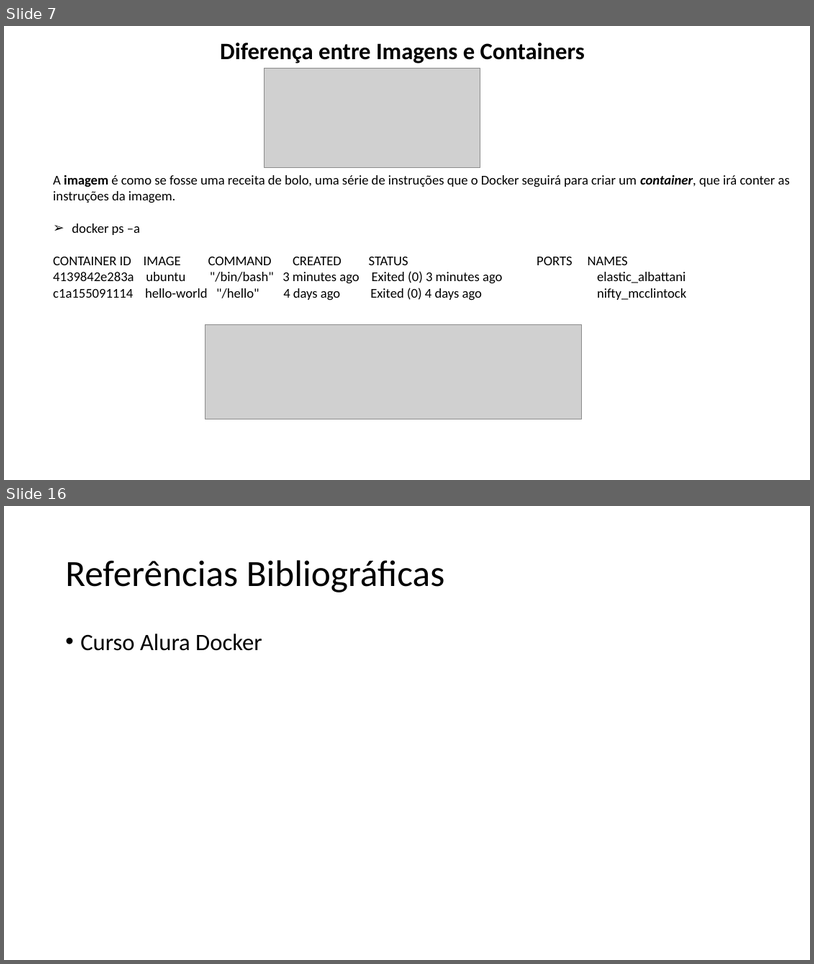
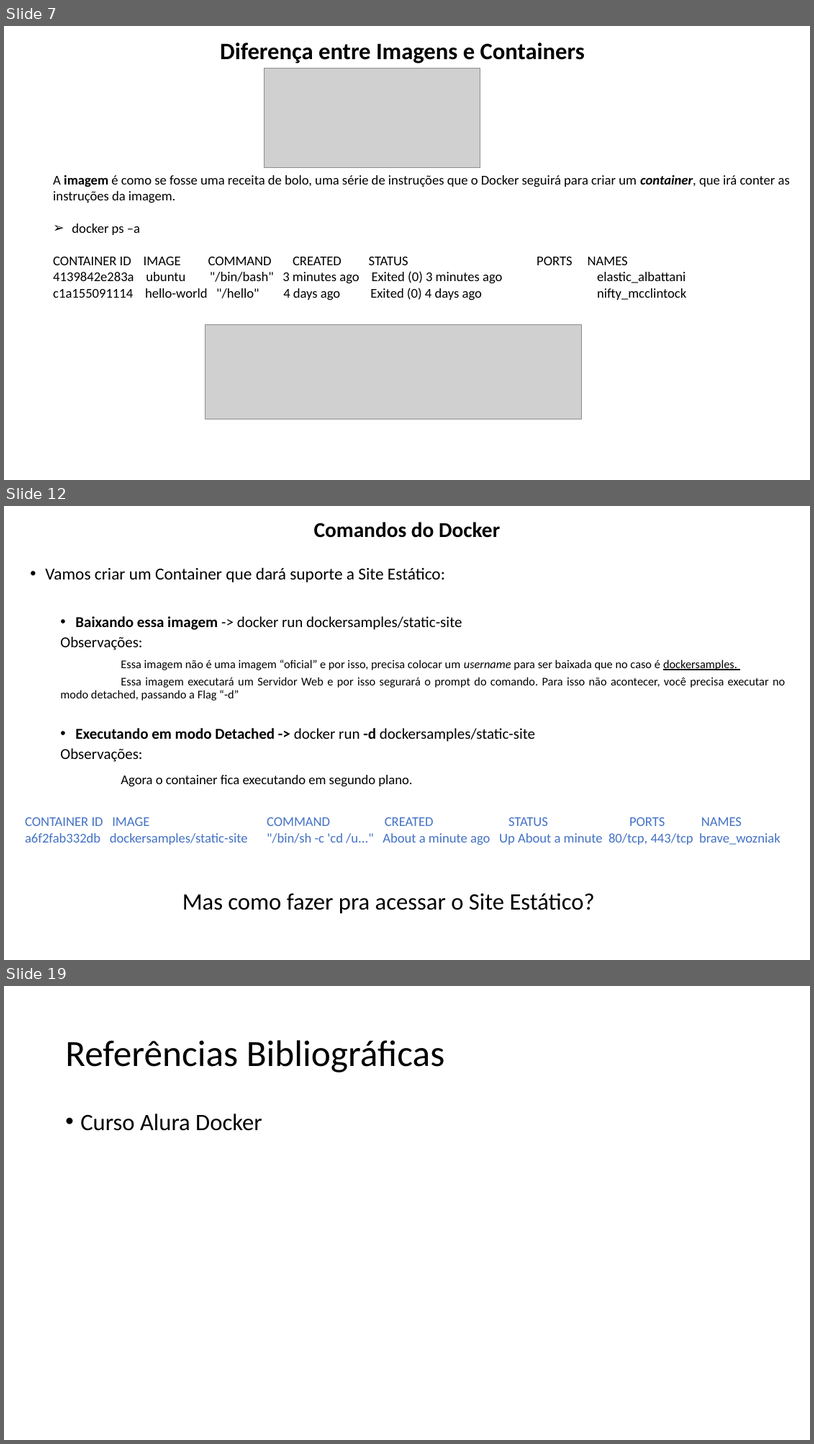
Before and after one commit to lacsousa/learning-docker, a slide deck: docs/docker-resumo.pptx. Shown one above the other, each under a label of ours: slides 7 and 16 before the commit, slides 7, 12 and 19 after it; the slides between them are not shown. The pictures are 814x964 and 814x1444 pixels, drawn with LibreOffice and Linux fonts; fonts in the diff are those of the drawing; grey boxes stand for pictures. Boxes give left, top, right and bottom in pixels: in the first picture for what was removed or moved away, otherwise in the second. Text is boxed around its words. In the diff, an @@ line names an element or a change of style, - is before the commit and + after.

Commit message:
Novos comandos docker

```diff
--- a/docs/docker-resumo.pptx
+++ b/docs/docker-resumo.pptx
@@ slide 12 added at [4,506,810,960], background #FFFFFF @@
@@ title added at [314,522,500,538], 25.2 pt, text #000000, bold @@
+Comandos do Docker
@@ text added at [45,567,785,787], 14 pt, text #000000 @@
+• Vamos criar um Container que dará suporte a Site Estático:
+  • Baixando essa imagem -> docker run dockersamples/static-site
+  Observações:
+  Essa imagem não é uma imagem “oficial” e por isso, precisa colocar um username para ser baixada que no caso é dockersamples.
+  Essa imagem executará um Servidor Web e por isso segurará o prompt do comando. Para isso não acontecer, você precisa executar no modo detached, passando a Flag “-d”
+  • Executando em modo Detached -> docker run -d dockersamples/static-site
+  Observações:
+  Agora o container fica executando em segundo plano.
@@ text added at [25,817,781,844], 16 pt, text #4472C4 @@
+CONTAINER ID IMAGE COMMAND CREATED STATUS PORTS NAMES
+a6f2fab332db dockersamples/static-site "/bin/sh -c 'cd /u..." About a minute ago Up About a minute 80/tcp, 443/tcp brave_wozniak
@@ text added at [183,893,595,914], 28 pt, text #000000 @@
+  Mas como fazer pra acessar o Site Estático?
@@ what was slide 16 is now slide 19 @@
```
Also in this commit, not shown: 1 slide changed, 6 other slides added, 4 slides removed, 2 other files.
